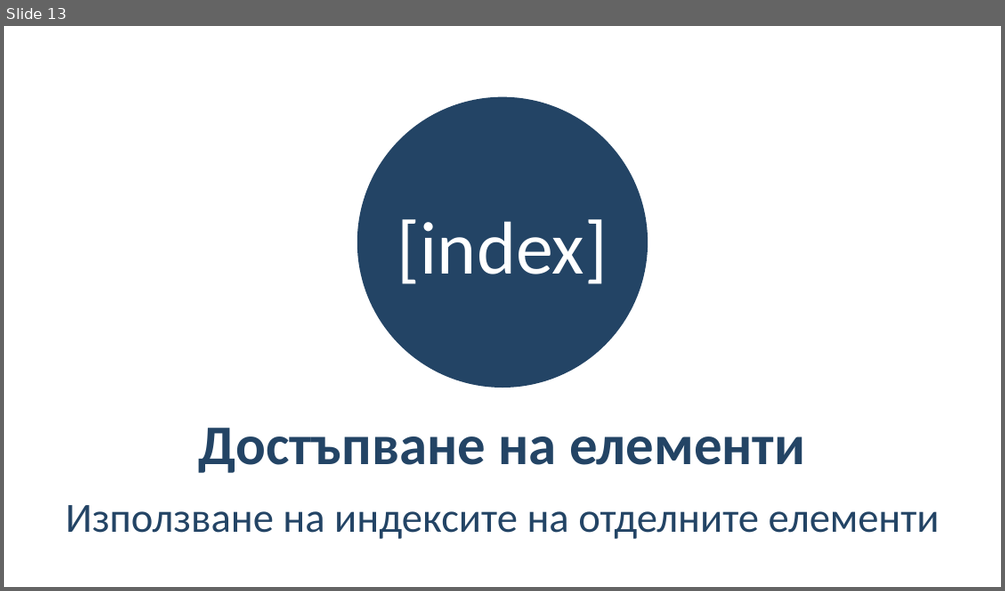
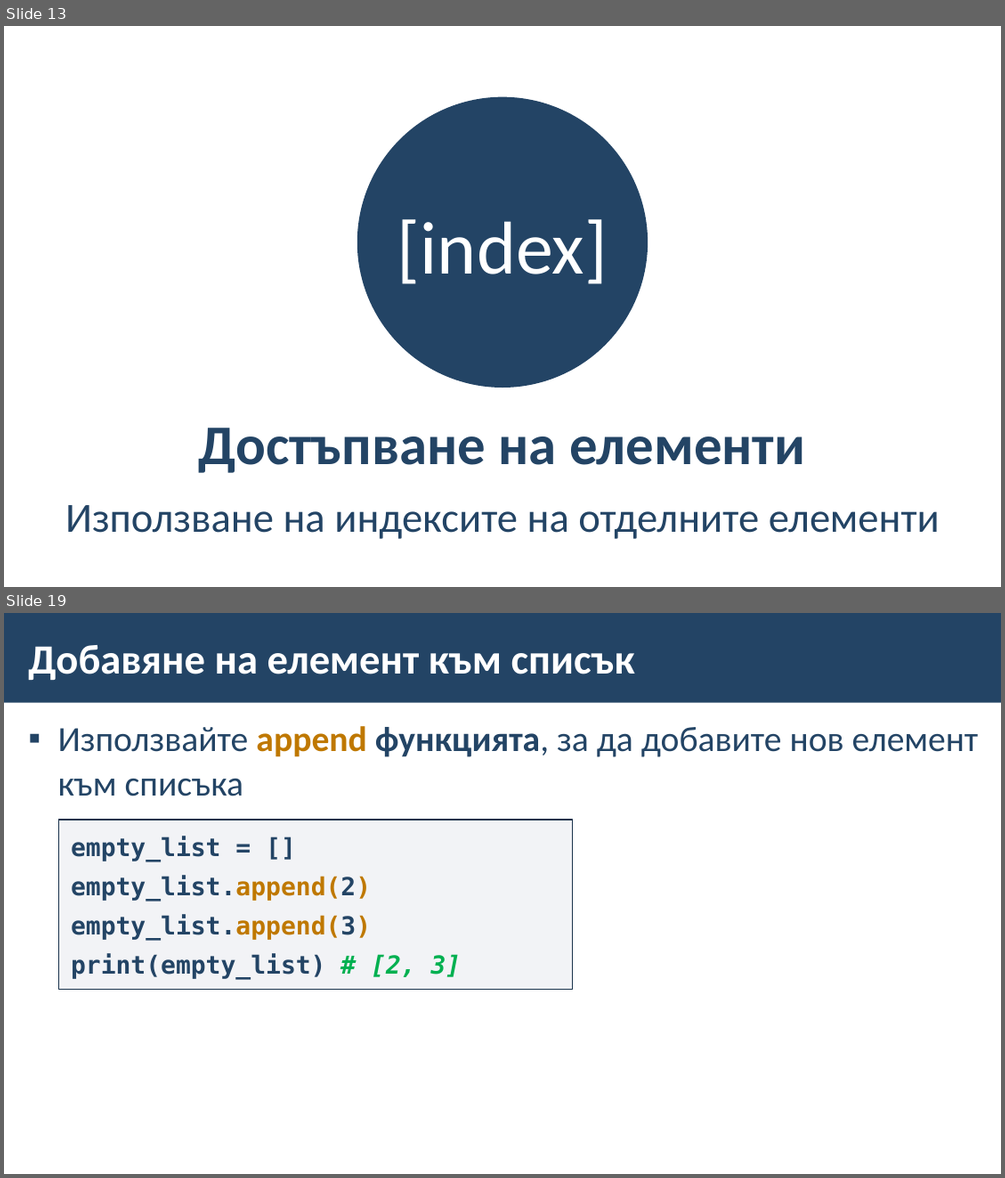
Before and after one commit to BG-IT-Edu/School-Programming, a slide deck: Courses/Computer-Modeling-and-IT/Computer-Modeling-and-IT-6-Class/27-{last-number}-Python/30-Lists/30-Lists.pptx. Shown one above the other, each under a label of ours: slide 13 before the commit, slides 13 and 19 after it; the slides between them are not shown. The pictures are 1005x591 and 1005x1178 pixels, drawn with LibreOffice and Linux fonts; fonts in the diff are those of the drawing; background and template pictures are left out. Boxes give left, top, right and bottom in pixels: in the first picture for what was removed or moved away, otherwise in the second. Text is boxed around its words. In the diff, an @@ line names an element or a change of style, - is before the commit and + after.

```diff
--- a/Courses/Computer-Modeling-and-IT/Computer-Modeling-and-IT-6-Class/27-{last-number}-Python/30-Lists/30-Lists.pptx
+++ b/Courses/Computer-Modeling-and-IT/Computer-Modeling-and-IT-6-Class/27-{last-number}-Python/30-Lists/30-Lists.pptx
@@ slide 19 added at bbox=[4, 613, 1001, 1174], background #FFFFFF @@
@@ rectangle added at bbox=[4, 613, 1001, 703], fill #234465 @@
@@ title added at bbox=[28, 645, 635, 680], 40 pt, text #FFFFFF, bold @@
+Добавяне на елемент към списък
@@ text added at bbox=[58, 726, 979, 796], 34 pt, text #234465 @@
+▪ Използвайте append функцията, за да добавите нов елемент към списъка
@@ rectangle added at bbox=[59, 819, 573, 989], fill #ADB4C3 at 15% opacity, outline #1A334C 1 pt, 24 pt, text #234465, bold @@
+empty_list = []
+empty_list.append(2)
+empty_list.append(3)
+print(empty_list) # [2, 3]
```
Also in this commit, not shown: 3 slides changed, 18 other slides added.
